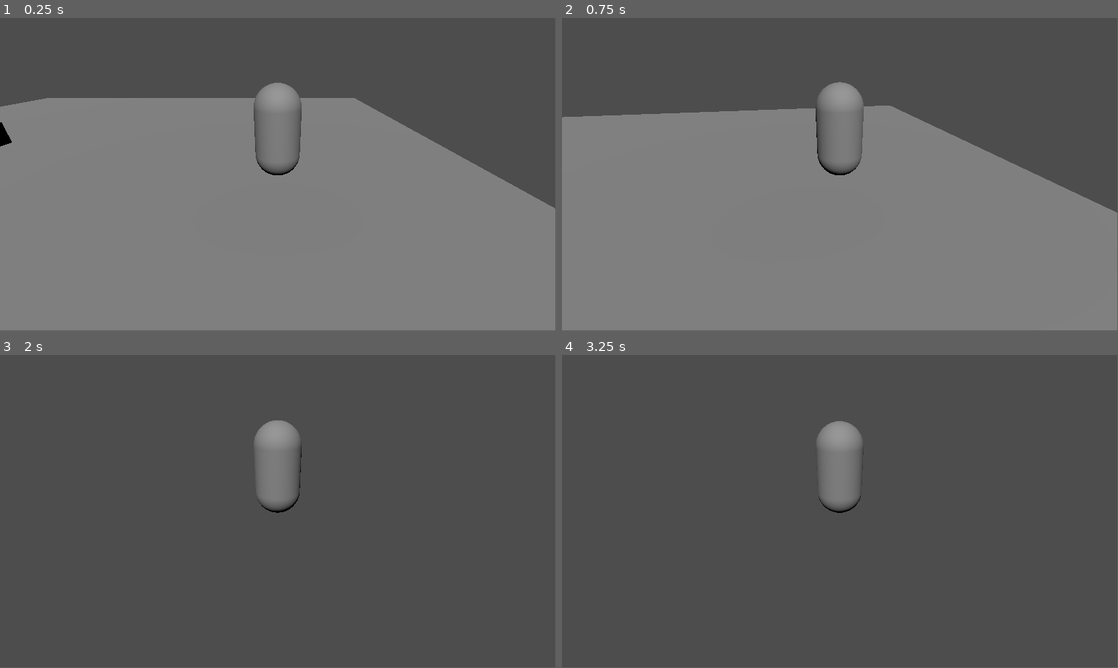
Above: before the commit, frames 1-4 (two rows, left to right).
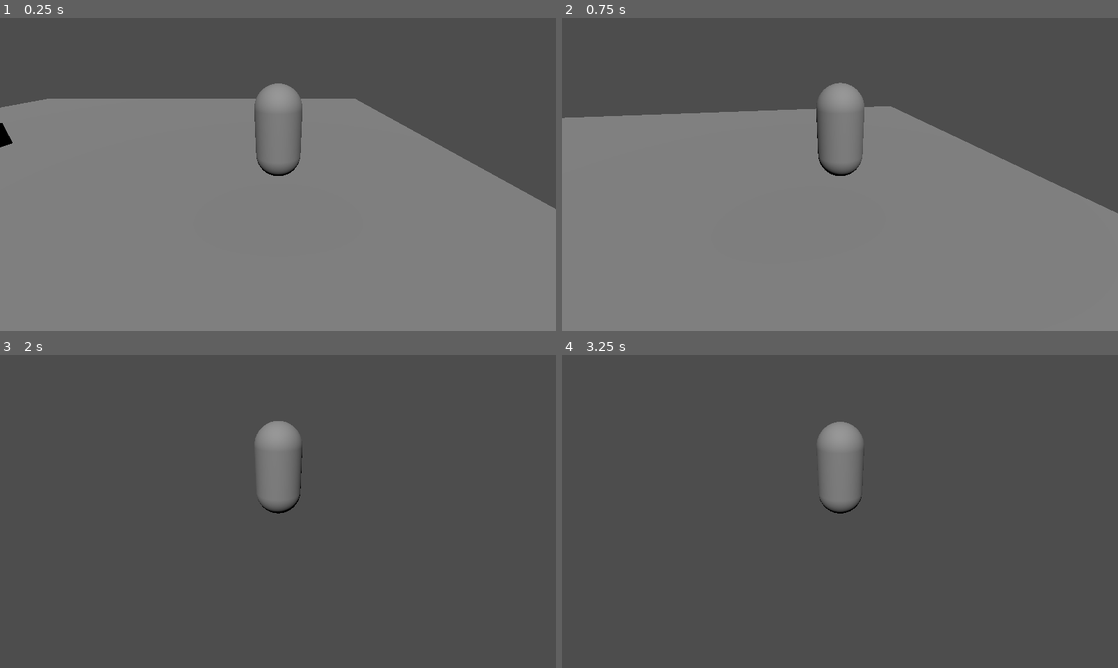
Above: after the commit, the same moments.

Repository: Screwloose-Games/brackeys-2025.1
Game: Godot game, scene res://movement_test.tscn
Two runs of this game, one before a commit and one after it. Both use one fixed random seed, a clock stepped at 60 frames per second and the inputs below.
Inputs (mouse positions are in pixels of both pictures, inside the frame that each line leads up to):
- Up to frame 1 (0.25 s): no input
- Up to frame 2 (0.75 s): tap Enter at 0.5 s; move the mouse to (867, 171) at 0.52 s; hold W (Move_Forward) from 0.53 s (still down); hold E (Interact) from 0.53 s (still down)
- Up to frame 3 (2 s): keep holding W (Move_Forward); tap Space (Jump) at 0.77, 1.52 s; move the mouse to (250, 511) at 1.27 s; release E (Interact) at 1.28 s; tap E (Interact) at 1.35 s
- Up to frame 4 (3.25 s): keep holding W (Move_Forward); tap Space (Jump) at 2, 3.02 s; move the mouse to (851, 505) at 2.02 s; hold E (Interact) 2.03-2.78 s; tap Enter at 2.75 s; move the mouse to (834, 514) at 2.77 s; tap E (Interact) at 2.85 s
In our replay, the window is 799x449 before the commit and 800x450 after it. These sizes can differ from the game's own. Grey fills any space a smaller window leaves; there, only what the larger window draws over its background counts as a difference.

The runs differ from the first frame. In frame 1, 0.4% of the frame differs, in the area x 0-100%, y 0-62%; in frame 2, 0.4%; in frame 3, less than 0.1%; in frame 4, less than 0.1%.

Commit message:
Fix resolution scaling
- For now I changed the scale type so the UI component is always visible.

Diff:
--- a/movement_test.tscn
+++ b/movement_test.tscn
@@ -79,8 +79,8 @@
 
 [node name="E-Key" type="Sprite2D" parent="Game Ui"]
 visible = false
-position = Vector2(2383, 942)
-scale = Vector2(5, 5)
+position = Vector2(1067, 563)
+scale = Vector2(3, 3)
 texture = ExtResource("3_snpff")
 
 [connection signal="body_entered" from="NPC/InteractionTrigger" to="NPC/InteractionDetection" method="on_body_entered"]
--- a/project.godot
+++ b/project.godot
@@ -18,6 +18,10 @@
 [autoload]
 
 InputManager="*res://code/input_manager.gd"
+
+[display]
+
+window/stretch/mode="viewport"
 
 [dotnet]
 
